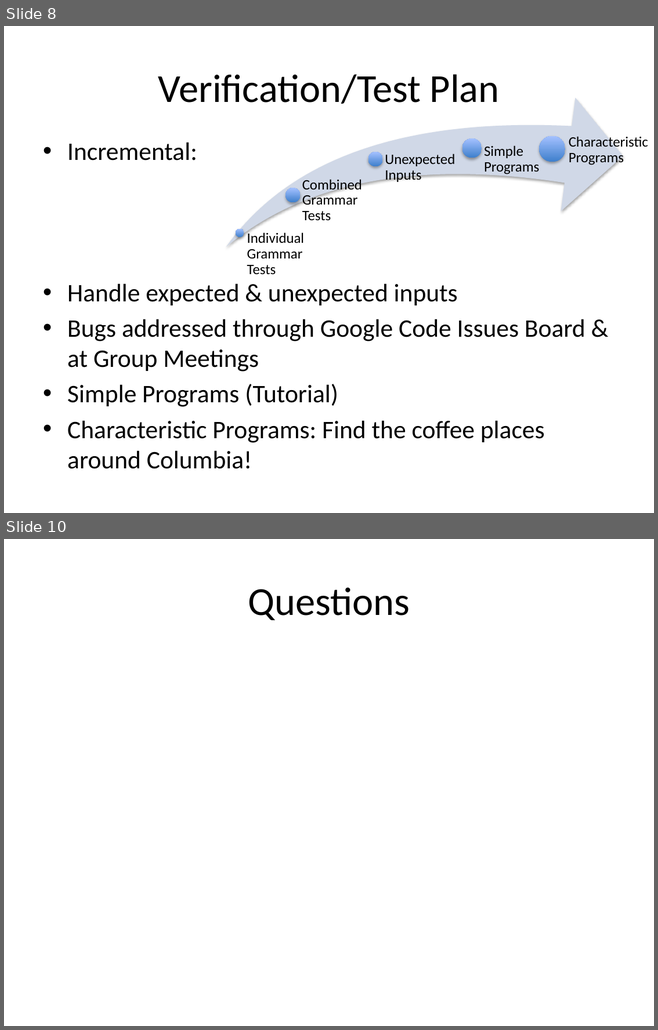
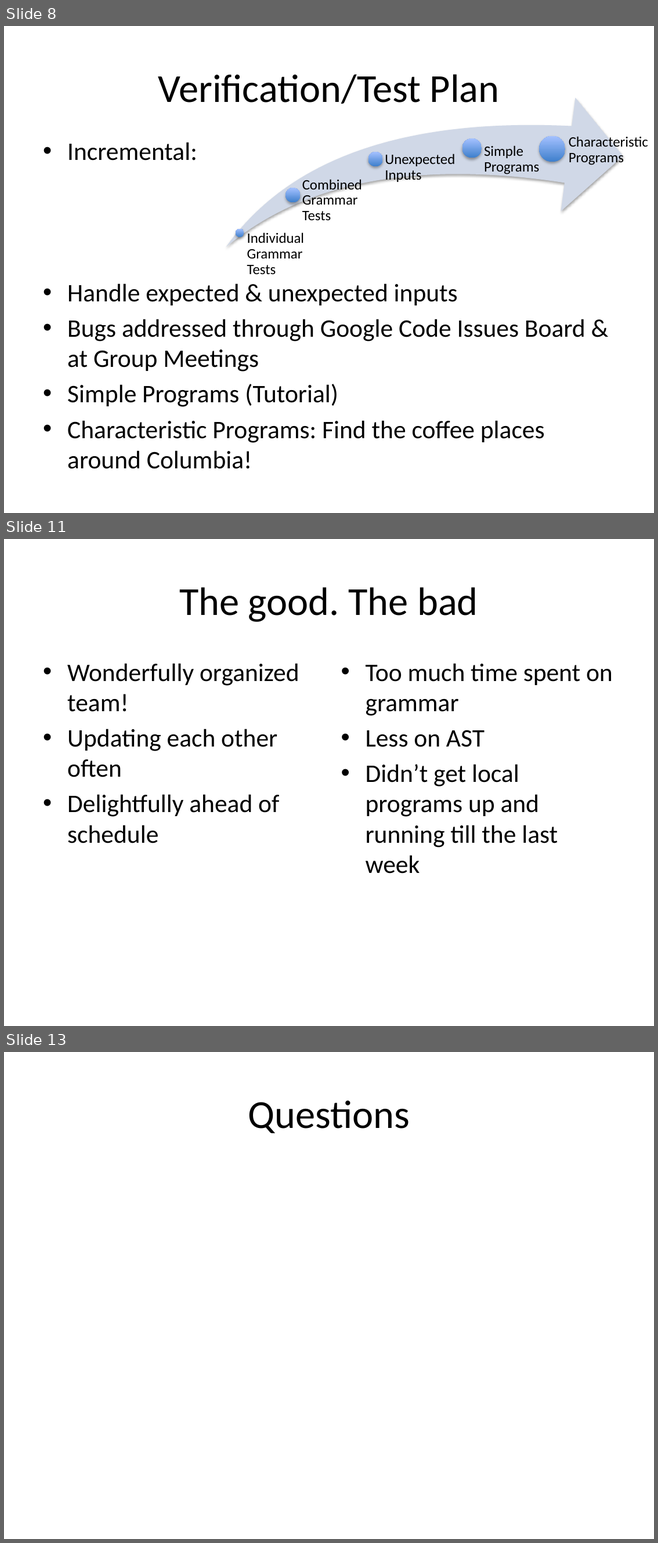
Before and after one commit to hi-itsnee/the-local-programming-language, a slide deck: docs/local_present.pptx. Shown one above the other, each under a label of ours: slides 8 and 10 before the commit, slides 8, 11 and 13 after it; the slides between them are not shown. The pictures are 658x1030 and 658x1543 pixels, drawn with LibreOffice and Linux fonts; fonts in the diff are those of the drawing. Boxes give left, top, right and bottom in pixels: in the first picture for what was removed or moved away, otherwise in the second. Text is boxed around its words. In the diff, an @@ line names an element or a change of style, - is before the commit and + after.

```diff
--- a/docs/local_present.pptx
+++ b/docs/local_present.pptx
@@ slide 11 added at <box>4,539,654,1026</box>, background #FFFFFF @@
@@ title added at <box>179,587,478,622</box>, 44 pt, text #000000 @@
+The good. The bad
@@ text added at <box>67,663,299,843</box>, 28 pt, text #000000 @@
+• Wonderfully organized team!
+• Updating each other often
+• Delightfully ahead of schedule
@@ text added at <box>365,663,612,874</box>, 28 pt, text #000000 @@
+• Too much time spent on grammar
+• Less on AST
+• Didn’t get local programs up and running till the last week
@@ what was slide 10 is now slide 13 @@
```
Also in this commit, not shown: 1 slide changed, 2 other slides added.
